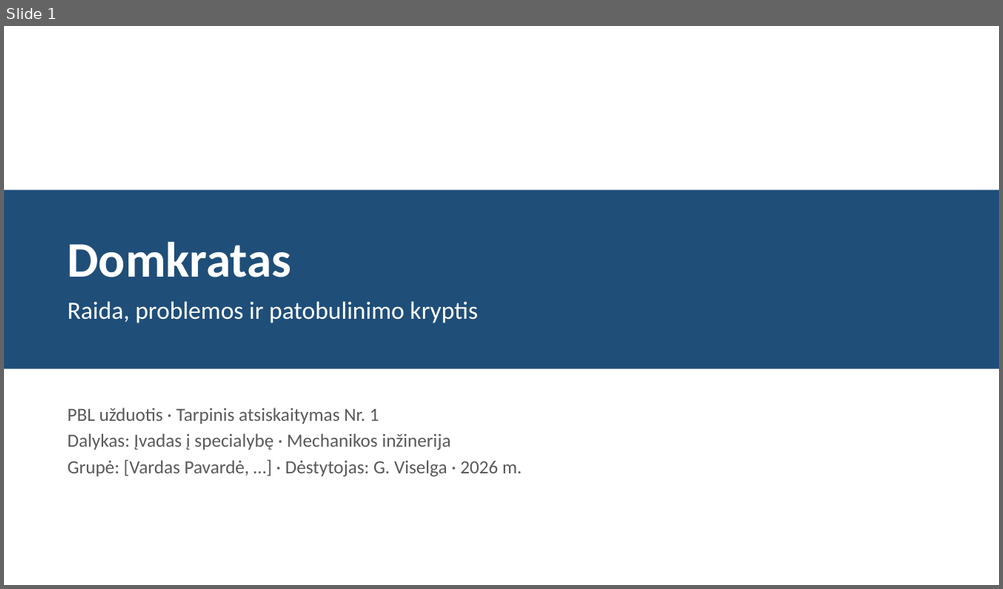
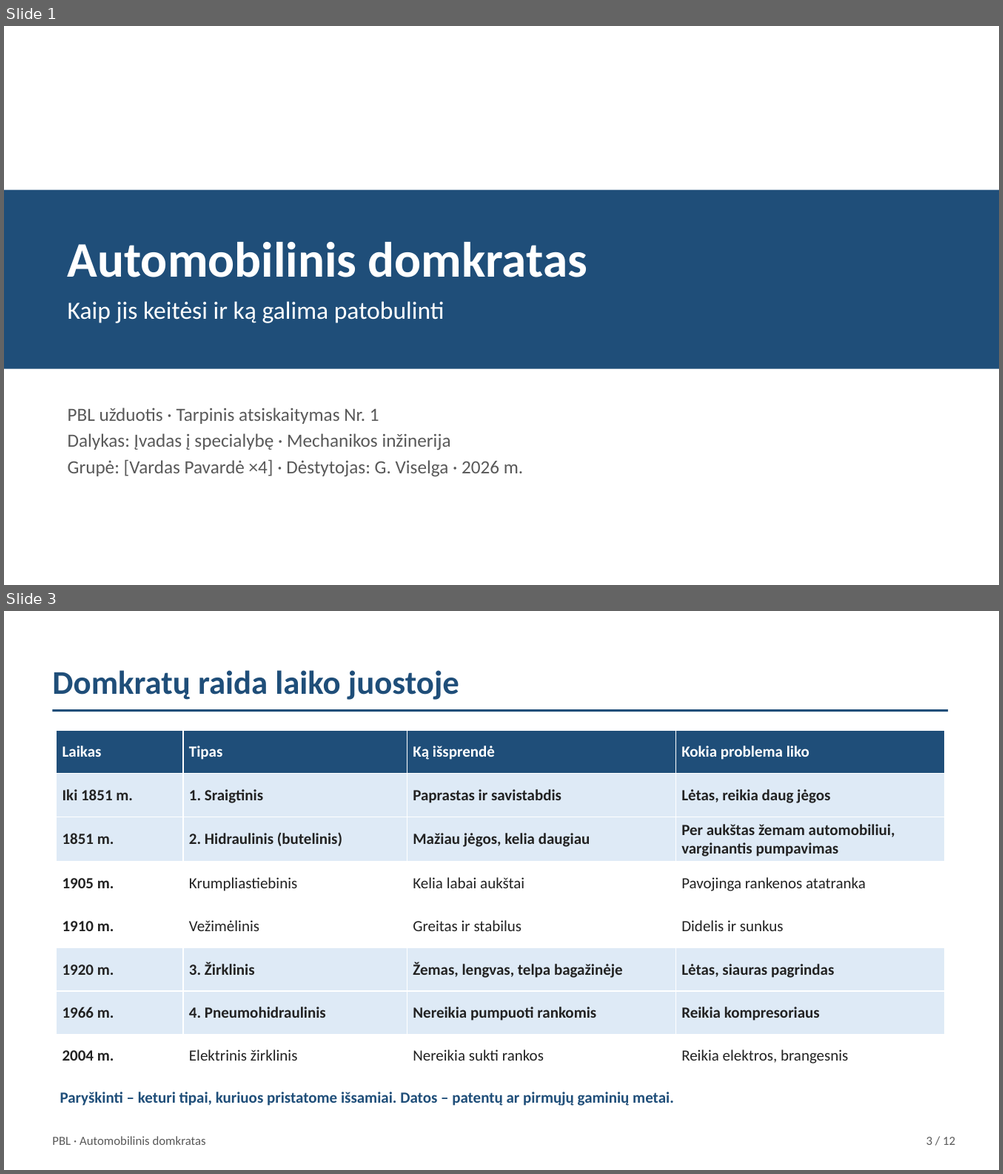
Before and after one commit to Goblinukas-beep/Ye, a slide deck: domkratas-ta1/domkratas-ta1.pptx. Shown one above the other, each under a label of ours: slide 1 before the commit, slides 1 and 3 after it; the slides between them are not shown. The pictures are 1003x589 and 1003x1174 pixels, drawn with LibreOffice and Linux fonts; fonts in the diff are those of the drawing. Boxes give left, top, right and bottom in pixels: in the first picture for what was removed or moved away, otherwise in the second. Text is boxed around its words. In the diff, an @@ line names an element or a change of style, - is before the commit and + after.

```diff
--- a/domkratas-ta1/domkratas-ta1.pptx
+++ b/domkratas-ta1/domkratas-ta1.pptx
@@ slide 3 added at (4, 611, 999, 1170), background #FFFFFF @@
@@ text added at (52, 670, 459, 700), 32 pt, text #1F4E79, bold @@
+Domkratų raida laiko juostoje
@@ rectangle added at (53, 709, 948, 712), fill #1F4E79 @@
@@ table added at (57, 730, 944, 1076), 8 rows, 4 columns @@
+Laikas | Tipas | Ką išsprendė | Kokia problema liko
+Iki 1851 m. | 1. Sraigtinis | Paprastas ir savistabdis | Lėtas, reikia daug jėgos
+1851 m. | 2. Hidraulinis (butelinis) | Mažiau jėgos, kelia daugiau | Per aukštas žemam automobiliui, varginantis pumpavimas
+1905 m. | Krumpliastiebinis | Kelia labai aukštai | Pavojinga rankenos atatranka
+1910 m. | Vežimėlinis | Greitas ir stabilus | Didelis ir sunkus
+1920 m. | 3. Žirklinis | Žemas, lengvas, telpa bagažinėje | Lėtas, siauras pagrindas
+1966 m. | 4. Pneumohidraulinis | Nereikia pumpuoti rankomis | Reikia kompresoriaus
+2004 m. | Elektrinis žirklinis | Nereikia sukti rankos | Reikia elektros, brangesnis
@@ text added at (60, 1092, 674, 1106), 15 pt, text #1F4E79, bold @@
+Paryškinti – keturi tipai, kuriuos pristatome išsamiai. Datos – patentų ar pirmųjų gaminių metai.
@@ text added at (52, 1136, 206, 1145), 12 pt, text #595959 @@
+PBL · Automobilinis domkratas
@@ text added at (926, 1137, 955, 1145), 12 pt, text #595959 @@
+3 / 12
@@ slide 1 changed as well @@
@@ text at (68, 242, 587, 278): text changed @@
-Domkratas
+Automobilinis domkratas
@@ text at (68, 301, 444, 323): text changed @@
-Raida, problemos ir patobulinimo kryptis
+Kaip jis keitėsi ir ką galima patobulinti
@@ text at (68, 460, 523, 477): text changed @@
-Grupė: [Vardas Pavardė, …] · Dėstytojas: G. Viselga · 2026 m.
+Grupė: [Vardas Pavardė ×4] · Dėstytojas: G. Viselga · 2026 m.
```
Also in this commit, not shown: 2 other slides changed, 8 other slides added, 7 slides removed, 8 other files.
